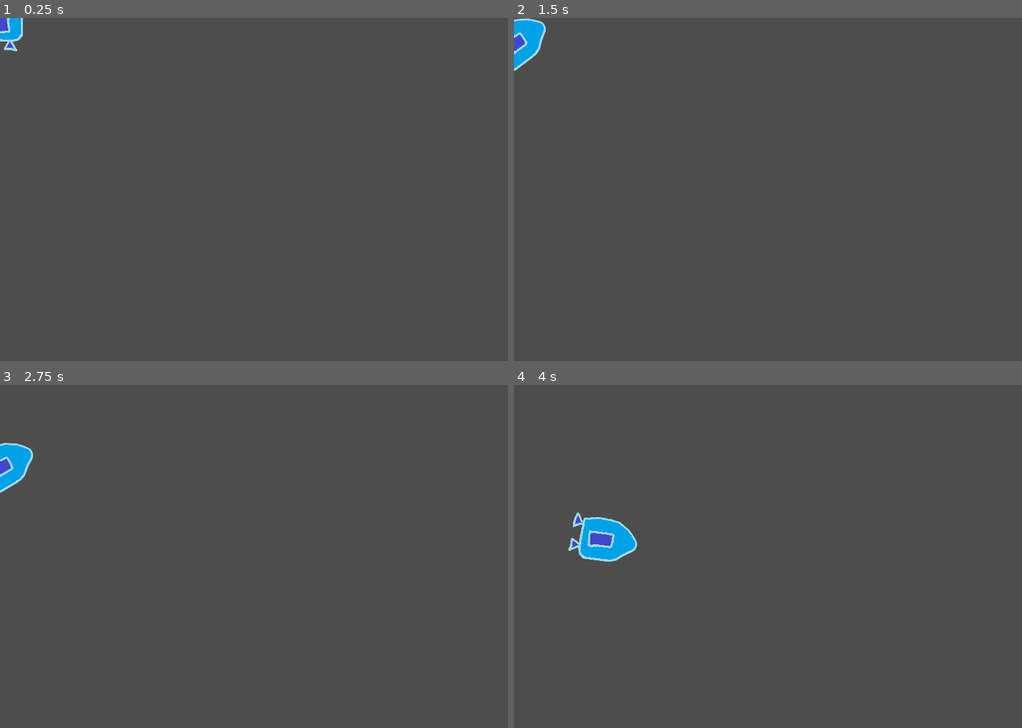
Above: before the commit, frames 1-4 (two rows, left to right).
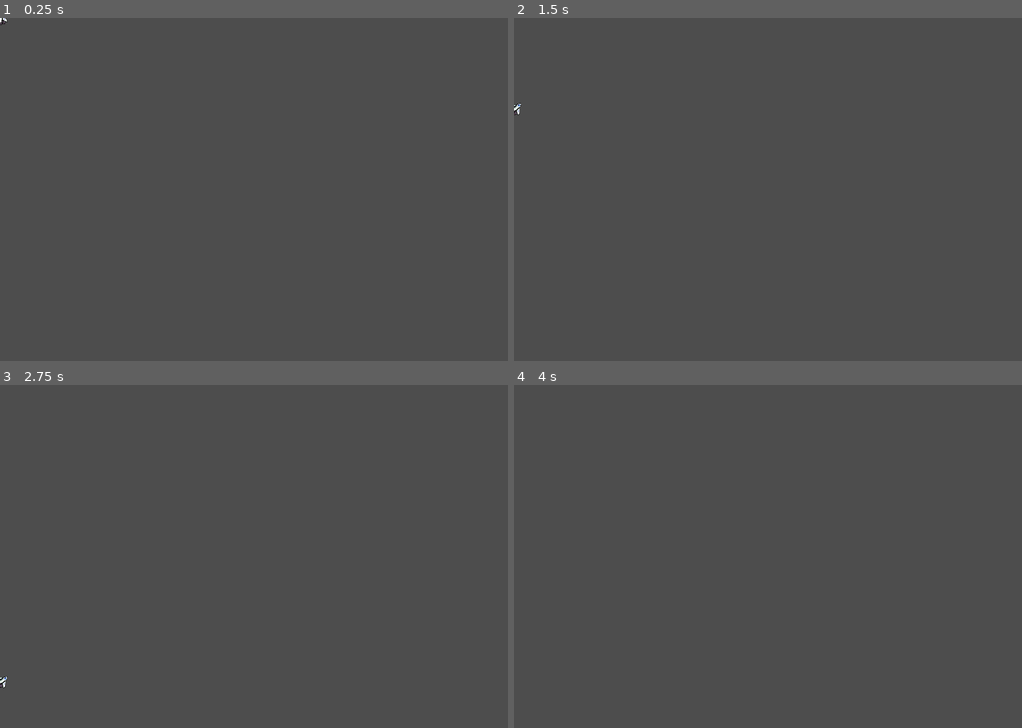
Above: after the commit, the same moments.

Repository: agatapias/void_scrapers
Game: Godot game, scene res://player_ship.tscn
Two runs of this game, one before a commit and one after it. Both use one fixed random seed, a clock stepped at 60 frames per second and the inputs below. The project has no main scene, so this scene is started directly.
Inputs:
- Up to frame 1 (0.25 s): no input
- Up to frame 2 (1.5 s): hold Right (ui_right) 0.53-1.28 s; hold Left (ui_left) from 1.28 s (still down)
- Up to frame 3 (2.75 s): release Left (ui_left) at 2.03 s; hold Right (ui_right) from 2.03 s (still down)
- Up to frame 4 (4 s): release Right (ui_right) at 2.78 s; hold Up (ui_up) 2.78-3.53 s; hold Left (ui_left) from 3.53 s (still down)

The runs differ from the first frame. In frame 1, 0.4% of the frame differs, in the area x 0-5%, y 0-10%; in frame 2, 0.7%; in frame 3, 0.7%; in frame 4, 1.3%, in the area x 10-25%, y 37-52%.

Commit message:
ship animation

Diff:
--- a/player_ship.gd
+++ b/player_ship.gd
@@ -1,14 +1,19 @@
 extends RigidBody2D
 
-@export var thrust = Vector2(0, -350)
-var torque = 10000
+@export var thrust = Vector2(0, -50)
+var torque = 200
 
 func _integrate_forces(state):
 	if Input.is_action_pressed("ui_up"):
 		print("up pressed")
 		state.apply_force(thrust.rotated(rotation))
-	#else:
+		$AnimatedSprite2D.play()
+		$AnimatedSprite2D.animation = "go"
+	else:
+		$AnimatedSprite2D.stop()
+		$AnimatedSprite2D.animation = "default"
 		#state.apply_force(Vector2())
+
 	var rotation_direction = 0
 	if Input.is_action_pressed("ui_right"):
 		rotation_direction += 1
--- a/player_ship.tscn
+++ b/player_ship.tscn
@@ -1,20 +1,46 @@
-[gd_scene load_steps=4 format=3 uid="uid://c1fi0qspec801"]
+[gd_scene load_steps=7 format=3 uid="uid://c1fi0qspec801"]
 
 [ext_resource type="Script" path="res://player_ship.gd" id="1_co6cj"]
-[ext_resource type="Texture2D" uid="uid://cmegfpt41jy06" path="res://ship.png" id="1_po1d4"]
+[ext_resource type="Texture2D" uid="uid://s4nd8ma6uhla" path="res://ship-idle.png" id="2_irb5b"]
+[ext_resource type="Texture2D" uid="uid://diq3tsk7cf5jj" path="res://ship-small-fire.png" id="3_4ixnh"]
+[ext_resource type="Texture2D" uid="uid://vbprl7sodqjh" path="res://ship-medium-fire.png" id="4_i1kvx"]
+
+[sub_resource type="SpriteFrames" id="SpriteFrames_d12l0"]
+animations = [{
+"frames": [{
+"duration": 1.0,
+"texture": ExtResource("2_irb5b")
+}],
+"loop": true,
+"name": &"default",
+"speed": 5.0
+}, {
+"frames": [{
+"duration": 1.0,
+"texture": ExtResource("3_4ixnh")
+}, {
+"duration": 1.0,
+"texture": ExtResource("4_i1kvx")
+}],
+"loop": true,
+"name": &"go",
+"speed": 5.0
+}]
 
 [sub_resource type="CapsuleShape2D" id="CapsuleShape2D_eyolg"]
-radius = 54.0
-height = 164.0
+radius = 15.0
 
 [node name="RigidBody2D" type="RigidBody2D"]
-gravity_scale = 0.055
+mass = 0.5
+gravity_scale = 0.2
 can_sleep = false
 script = ExtResource("1_co6cj")
+thrust = Vector2(0, -500)
 
-[node name="Sprite2D" type="Sprite2D" parent="."]
-scale = Vector2(0.5, 0.5)
-texture = ExtResource("1_po1d4")
+[node name="AnimatedSprite2D" type="AnimatedSprite2D" parent="."]
+position = Vector2(0, -1)
+sprite_frames = SubResource("SpriteFrames_d12l0")
+animation = &"go"
 
 [node name="CollisionShape2D" type="CollisionShape2D" parent="."]
 shape = SubResource("CapsuleShape2D_eyolg")
Binary file added: ship-idle.png
Not shown, added: ship-idle.png.import
Binary file added: ship-medium-fire.png
Not shown, added: ship-medium-fire.png.import
Binary file added: ship-small-fire.png
Not shown, added: ship-small-fire.png.import
